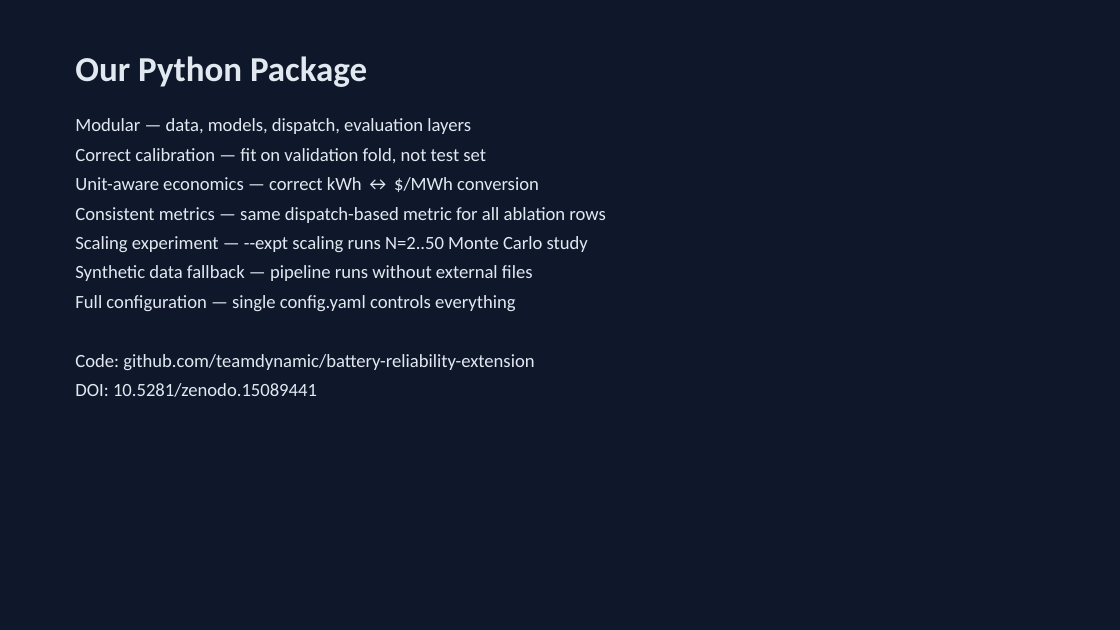
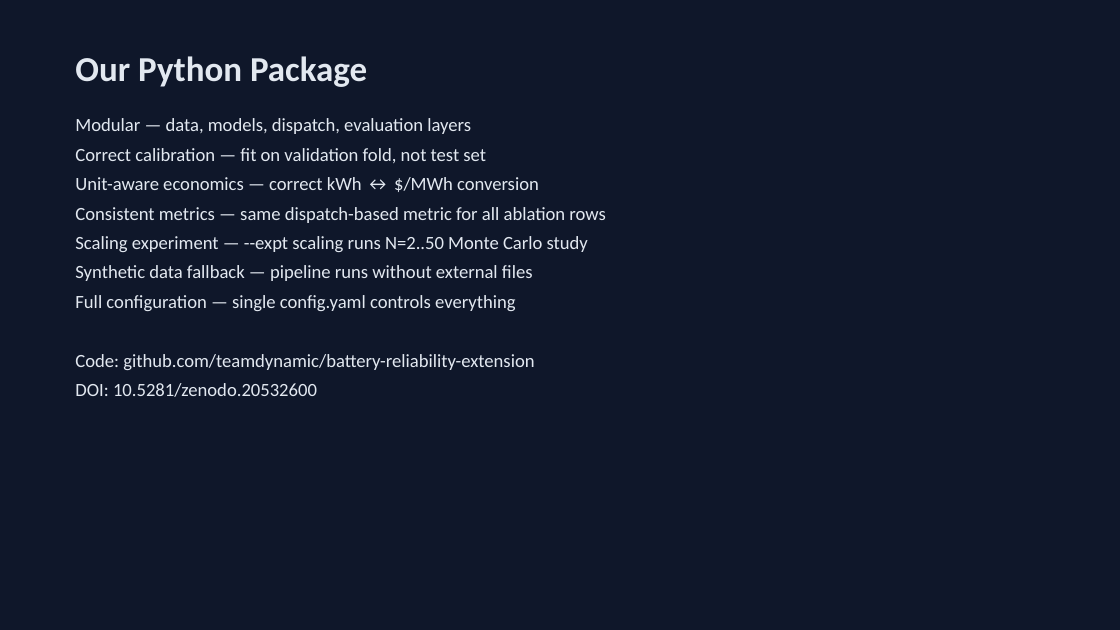
Before and after one commit to touhidsiddiqueeraj-bit/An-Open-Python-Framework-for-Battery-Operational-Reliability-Estimation, a slide deck: slide 10 of paper/presentation.pptx. Drawn at 1120x630 pixels with LibreOffice and Linux fonts; fonts in the diff are those of the drawing. Boxes give left, top, right and bottom in pixels: in the first picture for what was removed or moved away, otherwise in the second. Text is boxed around its words. In the diff, an @@ line names an element or a change of style, - is before the commit and + after.

```diff
--- a/paper/presentation.pptx
+++ b/paper/presentation.pptx
@@ text at bbox=[75, 383, 317, 397]: text changed @@
-DOI: 10.5281/zenodo.15089441
+DOI: 10.5281/zenodo.20532600
```
Also in this commit, not shown: 10 other files.
